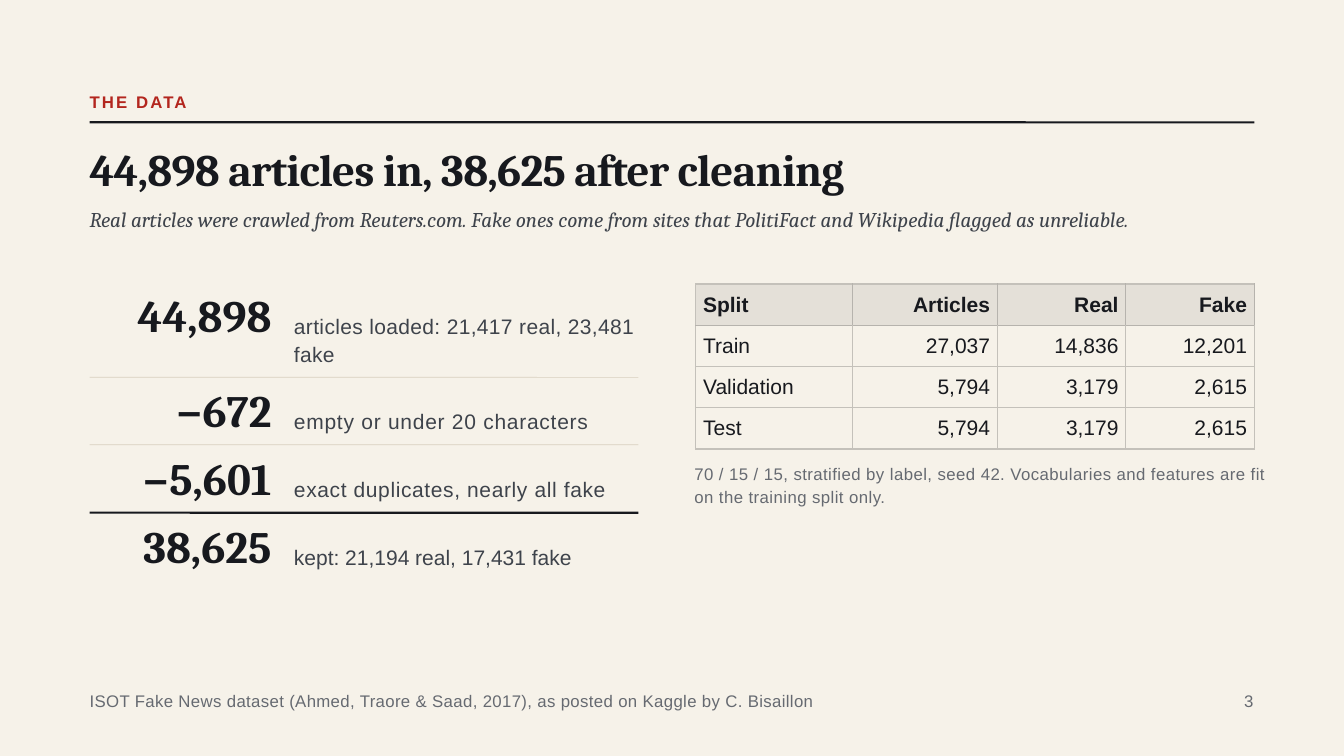
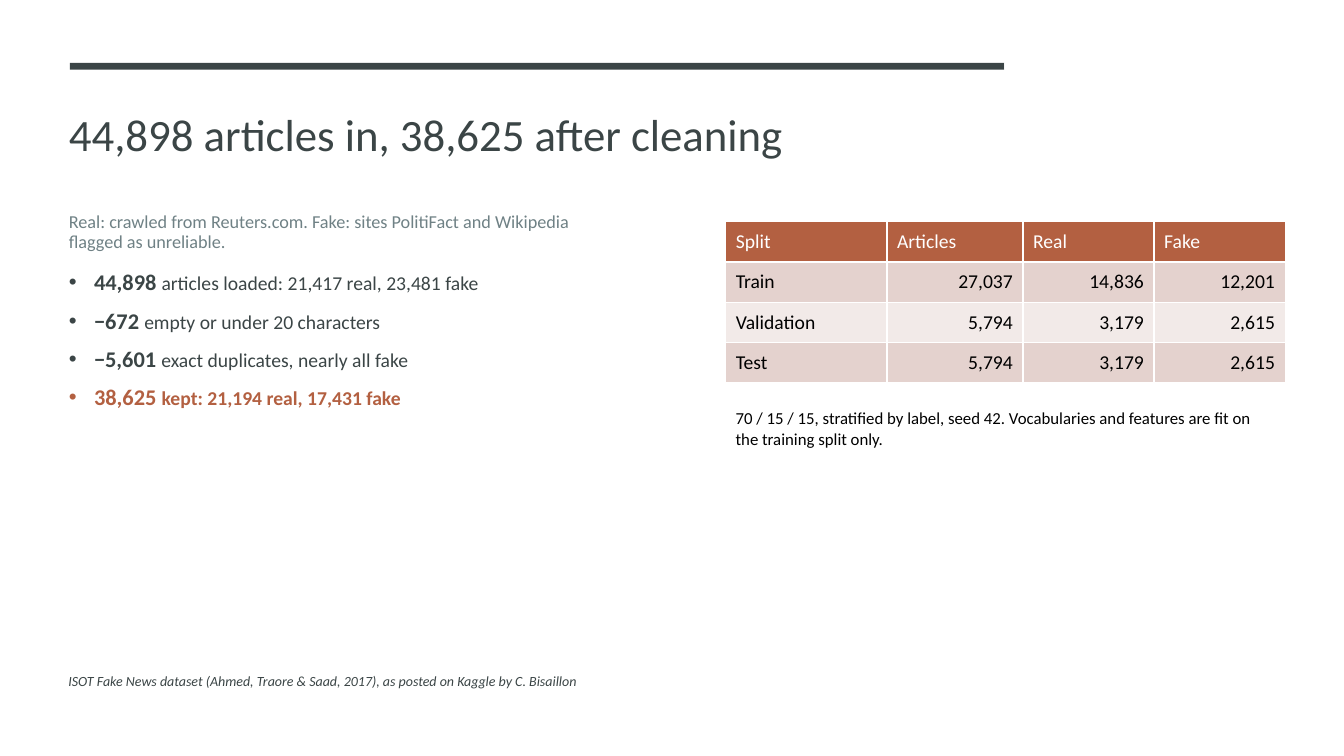
Before and after one commit to Abrafar/cs412-fake-news-detectio, a slide deck: slide 3 of presentation/CS412_Final_Presentation_Faruki.pptx. Drawn at 1344x756 pixels with LibreOffice and Linux fonts; fonts in the diff are those of the drawing. Boxes give left, top, right and bottom in pixels: in the first picture for what was removed or moved away, otherwise in the second. Text is boxed around its words. In the diff, an @@ line names an element or a change of style, - is before the commit and + after.

```diff
--- a/presentation/CS412_Final_Presentation_Faruki.pptx
+++ b/presentation/CS412_Final_Presentation_Faruki.pptx
@@ background #F6F2E9 to #FFFFFF @@
@@ rectangle added at bbox=[70, 63, 1004, 70], fill #3B4546 @@
@@ rectangle added at bbox=[1004, 63, 1344, 70], fill #FFFFFF @@
@@ title "44,898 articles in, 38,625 after ...": place and size @@
-title "44,898 articles in, 38,625 after ..." at bbox=[90, 154, 844, 196]
+title "44,898 articles in, 38,625 after ..." at bbox=[69, 120, 782, 159]
@@ title "44,898 articles in, 38,625 after ..." at bbox=[69, 120, 782, 159]: font Cambria to Calibri, text colour #17191E to #3B4546, letter spacing -0.5 to 0 pt, bold off; line spacing 35.2pt to 0.8 @@
@@ text removed at bbox=[90, 90, 1290, 114] @@
-THE DATA
@@ line removed from (90, 122) to (1254, 122) @@
@@ text added at bbox=[69, 215, 569, 408], 14 pt, text #3B4546 @@
+Real: crawled from Reuters.com. Fake: sites PolitiFact and Wikipedia flagged as unreliable.
+• 44,898 articles loaded: 21,417 real, 23,481 fake
+• −672 empty or under 20 characters
+• −5,601 exact duplicates, nearly all fake
+• 38,625 kept: 21,194 real, 17,431 fake
@@ text removed at bbox=[90, 212, 1128, 232] @@
-Real articles were crawled from Reuters.com. Fake ones come from sites that PolitiFact and Wikipedia flagged as unreliable.
@@ table at bbox=[726, 222, 1286, 383] @@
@@ fill #E4E0D8 to #B36041 in row 1 @@
@@ fill none to #E5D2CF in 8 cells @@
@@ fill none to #F2EAE9 in row 3 @@
@@ size 15 to 14 pt, font Arial to Calibri @@
@@ text colour #17191E to #FFFFFF, bold off in "Split", "Articles", "Real", "Fake" @@
@@ text colour #17191E to #000000 in "Train", "27,037", "14,836", "12,201" and 8 more places @@
@@ line spacing 18pt to 1 @@
@@ alignment right to left @@
@@ borders changed @@
@@ table: place and size @@
-table at bbox=[696, 284, 1253, 450]
+table at bbox=[726, 222, 1286, 383]
@@ text removed at bbox=[138, 301, 272, 338] @@
-44,898
@@ text removed at bbox=[294, 318, 634, 362] @@
-articles loaded: 21,417 real, 23,481 fake
@@ line removed from (90, 377) to (638, 377) @@
@@ text removed at bbox=[176, 396, 271, 428] @@
-−672
@@ text removed at bbox=[294, 413, 588, 434] @@
-empty or under 20 characters
@@ text "70 / 15 / 15, ...": place and size @@
-text "70 / 15 / 15, ..." at bbox=[694, 468, 1265, 507]
+text "70 / 15 / 15, ..." at bbox=[736, 412, 1251, 448]
@@ text "70 / 15 / 15, ..." at bbox=[736, 412, 1251, 448]: font Arial to Calibri, text colour #666A71 to #000000, letter spacing 0.3 to 0 pt; line spacing 16.8pt to 1 @@
@@ line removed from (90, 445) to (638, 445) @@
@@ text removed at bbox=[143, 464, 272, 501] @@
-−5,601
@@ text removed at bbox=[294, 481, 606, 501] @@
-exact duplicates, nearly all fake
@@ line removed from (90, 513) to (638, 513) @@
@@ text removed at bbox=[143, 532, 271, 569] @@
-38,625
@@ text removed at bbox=[294, 549, 572, 570] @@
-kept: 21,194 real, 17,431 fake
@@ text "ISOT Fake News dataset (Ahmed, ...": place and size @@
-text "ISOT Fake News dataset (Ahmed, ..." at bbox=[90, 695, 813, 711]
+text "ISOT Fake News dataset (Ahmed, ..." at bbox=[68, 676, 576, 689]
@@ text "ISOT Fake News dataset (Ahmed, ..." at bbox=[68, 676, 576, 689]: size 12 to 10 pt, font Arial to Calibri, text colour #666A71 to #3B4546, letter spacing 0.2 to 0 pt, italic on; line spacing 14.4pt to 1 @@
@@ text removed at bbox=[1244, 695, 1253, 707] @@
-3
```
Also in this commit, not shown: 14 other slides changed, 1 other file.
